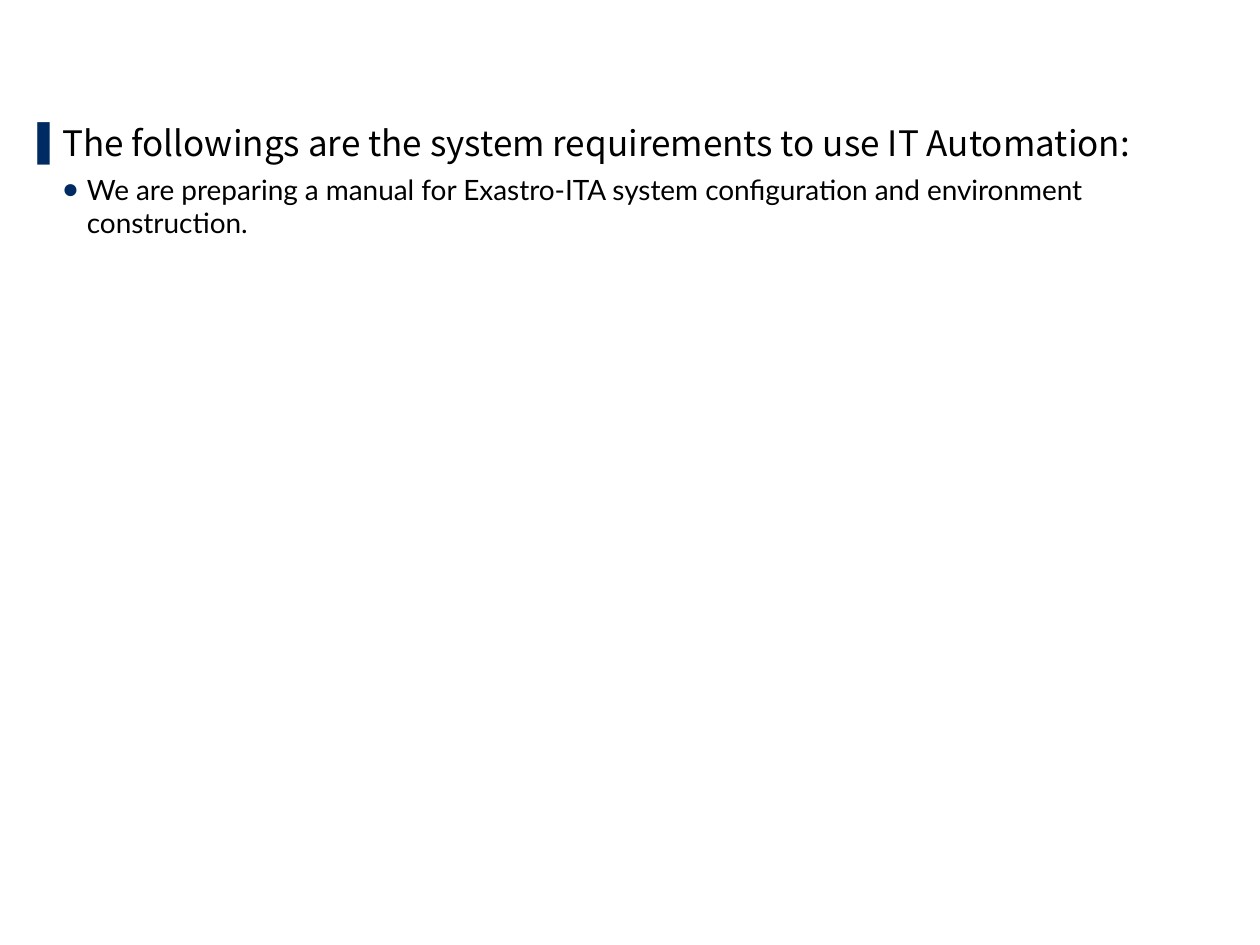
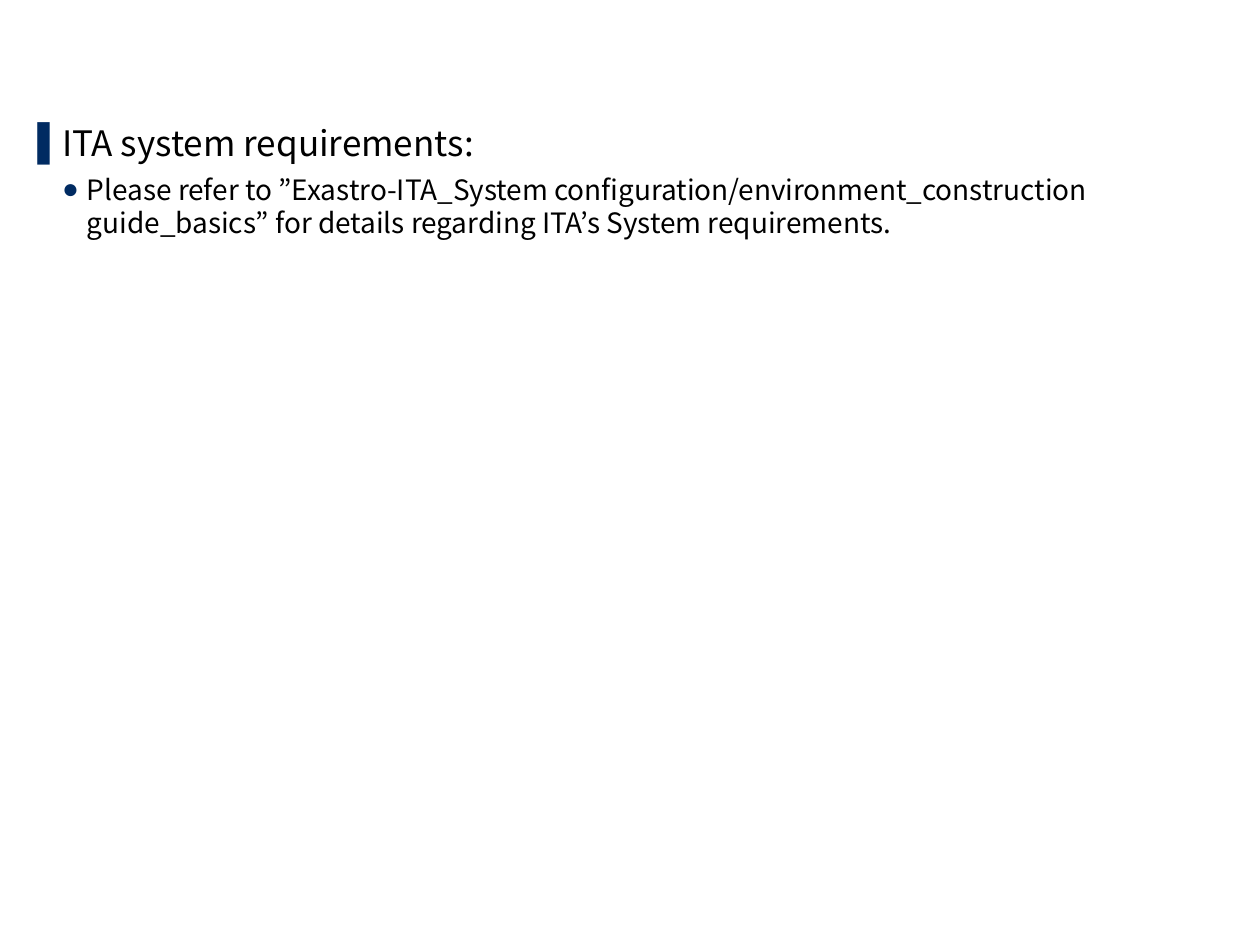
Before and after one commit to exastro-suite/it-automation-docs, a slide deck: slide 7 of asset/Learn/ITA-online-install_en.pptx. Drawn at 1260x945 pixels with LibreOffice and Linux fonts; fonts in the diff are those of the drawing; background and template pictures are left out. Boxes give left, top, right and bottom in pixels: in the first picture for what was removed or moved away, otherwise in the second. Text is boxed around its words. In the diff, an @@ line names an element or a change of style, - is before the commit and + after.

```diff
--- a/asset/Learn/ITA-online-install_en.pptx
+++ b/asset/Learn/ITA-online-install_en.pptx
@@ text at [62, 129, 1086, 240]: text changed; font Lato to Noto Sans CJK JP @@
-▌ The followings are the system requirements to use IT Automation:
-  ● We are preparing a manual for Exastro-ITA system configuration and environment construction.
+▌ ITA system requirements:
+  ● Please refer to ”Exastro-ITA_System configuration/environment_construction guide_basics” for details regarding ITA’s System requirements.
```
Also in this commit, not shown: 16 other slides changed, 8 slides added, 5 slides removed, 7 other files.
